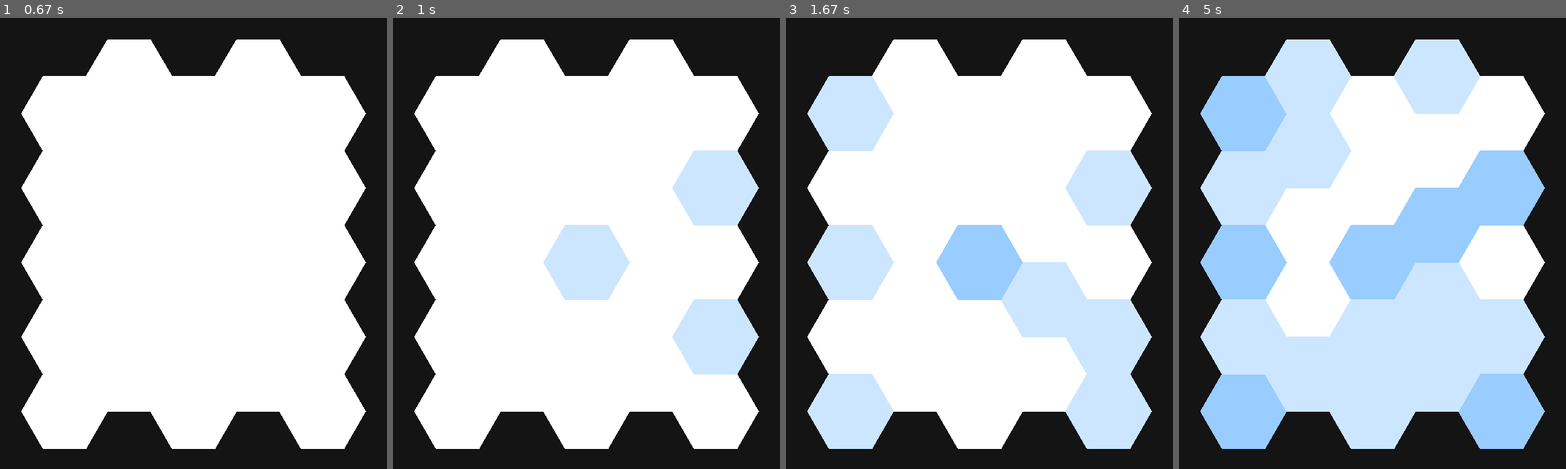
Above: before the commit, frames 1-4 (left to right).
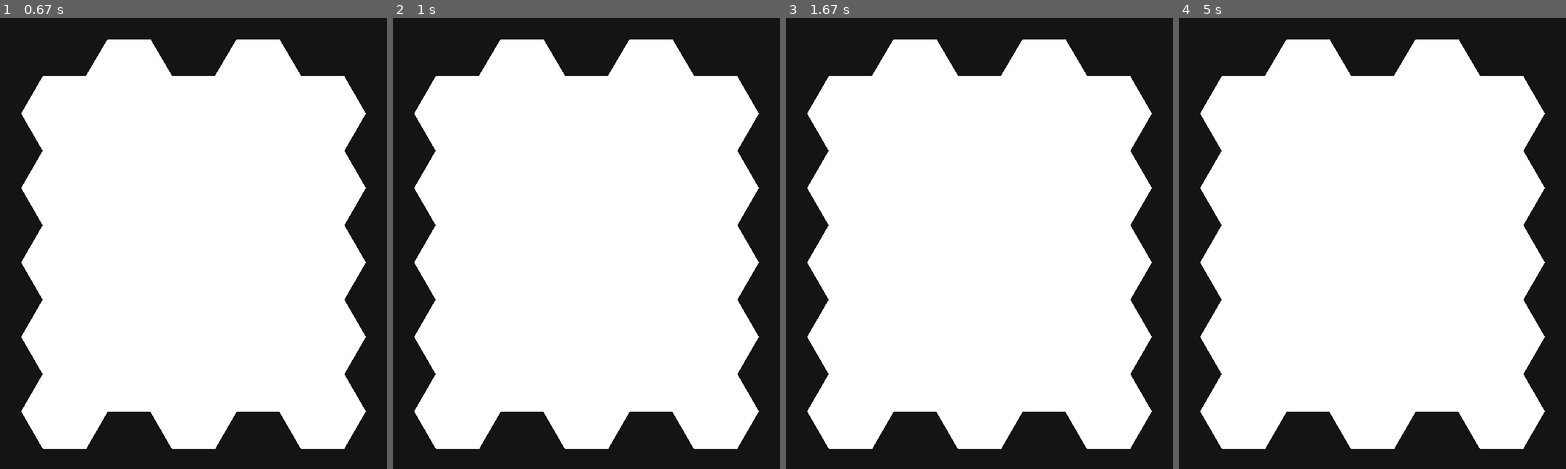
Above: after the commit, the same moments.

Repository: CoderDojoPotsdam/projects
Game: pygame game, started from Python/Hexagon/hexagon.py
Two runs of this game, one before a commit and one after it. Both use one fixed random seed, a clock stepped at 60 frames per second and the inputs below. The source is Python 2; it was converted automatically to run under Python 3.
Inputs:
- Up to frame 1 (0.67 s): no input
- Up to frame 2 (1 s): no input
- Up to frame 3 (1.67 s): no input
- Up to frame 4 (5 s): no input

Frame 1 is identical in both runs. In frame 2, 8.4% of the frame differs, in the area x 38-95%, y 29-80%; in frame 3, 22%; in frame 4, 50%, in the area x 5-95%, y 4-96%.

Commit message:
updated hexagon

Diff:
--- a/Python/Hexagon/hexagon.py
+++ b/Python/Hexagon/hexagon.py
@@ -2,53 +2,37 @@
 import pygame
 import math
 import random
-
 class Game(object):
-
     def __init__(self,hexalist,random):
-
         running = True
         advance = True
+
         self.currentTime=0
         self.oldTime=0
         self.timeDifference=0
         screen = pygame.display.set_mode([540,630])
         pygame.display.set_caption('hexagon.py')
-
         self.firstdraw(screen,hexalist,random)
         self.update(running,screen,hexalist,random)
-        #self.drawGame(screen,hexalist)
-
-
-
     def update(self,status,frame,hexalist,random):
         while status == True:
-
             self.oldTime=self.currentTime
-            #frame.fill([200,200,200])
-
             for i in range(25):
                 hexalist[i].update(self.timeDifference,frame,random,self,hexalist)
+                hexalist[i].fl+=0.0000006
             for event in pygame.event.get():
                 if event.type == pygame.QUIT:
                     status = False
-            #self.drawGame(frame,hexalist)
             pygame.display.flip()
             self.currentTime=pygame.time.get_ticks()
             self.timeDifference=self.currentTime-self.oldTime
-            #print(self.timeDifference)
-            #print(pygame.mouse.get_pos())
+        pygame.quit()
+    def over(self,frame,hexalist):
+        frame.fill([200,0,0])
 
-
-        pygame.quit()
-
-    def over(self,frame,hexalist):
-
-        frame.fill([200,0,0])
         for i in range(25):
             hexalist[i].fillStatus=0
-            hexalist[i].timeupd=8000000000000
-
+            hexalist[i].timeupd=800000
     def firstdraw(self,frame,hexalist,random):
         x=30
         y=30
@@ -61,29 +45,20 @@
         placeY=0
         offset=1
         offsetPixel=0
-
         frame.fill([20,20,20])
-
         for i in range(sx):
             offsetPixel=offset*size*math.sqrt(3)/2
             for j in range(sy):
-                #Hexagon.draw(frame,x+placeX,y+placeY+offsetPixel,size,color,stroke)
-                #currenthexagon = Hexagon(x+placeX,y+placeY+offsetPixel,frame)
                 hexalist.append(Hexagon(x+placeX,y+placeY+offsetPixel,frame,random,hexalist))
                 placeY=placeY+size*math.sqrt(3)
-
             if offset == 1:
                 offset = 0
-
             elif offset == 0:
                 offset = 1
-
             placeY=0
             #sy=sy-offset*2+1
             placeX=placeX+1.5*size
-
 class Hexagon(object):
-
     def __init__(self,posX,posY,frame,random,hexalist):
         self.fillStatus=0
         self.size=60
@@ -92,41 +67,35 @@
         self.timeSpent=0
         self.xcoord=posX
         self.ycoord=posY
-        self.timeupd=100
-
+        self.timeupd=50
         self.draw(frame,posX,posY)
-
+        self.fl=0.0005
     def update(self,time,frame,random,game,hexalist):
         self.timeSpent=self.timeSpent+time
-
-
         if self.timeSpent>self.timeupd:
             self.timeSpent-=self.timeupd
-            if(self.fillStatus>0):
+            if self.fillStatus>0:
                 self.hitbox(pygame.mouse.get_pos()[0],pygame.mouse.get_pos()[1],frame)
+            if random.random()<self.fl:
+                self.fill(frame,game,hexalist)
+    def hitbox(self,x,y,frame):
+        if y>self.ycoord*self.size*math.sqrt(3)/4 and y<self.ycoord+self.size*math.sqrt(3)*3/4:
+            if x>self.xcoord and x<self.xcoord+self.size*2:
+                self.clear(frame)
 
-            if(random.random()<0.022):
-                self.fill(frame,game,hexalist)
-
-    def hitbox(self,x,y,frame):
-        if(y>self.ycoord*self.size*math.sqrt(3)/4 and y<self.ycoord+self.size*math.sqrt(3)*7/4):
-            if(x>self.xcoord and x<self.xcoord+self.size*2):
-                self.clear(frame)
-        elif(y>self.ycoord and y<self.ycoord+self.size*math.sqrt(3)):
-                if(x>self.xcoord+self.size/2 and x<self.xcoord+self.size*3/2):
+        elif y>self.ycoord and y<self.ycoord+self.size*math.sqrt(3):
+                if x>self.xcoord+self.size/2 and x<self.xcoord+self.size*3/2:
                     self.clear(frame)
 
     def fill(self,frame,game,hexalist):
         self.fillStatus=self.fillStatus+1
-        if(self.fillStatus==6):
+        if self.fillStatus==6:
             game.over(frame,hexalist)
         else:
             self.draw(frame,self.xcoord,self.ycoord)
-
     def clear(self,frame):
         self.fillStatus-=1
         self.draw(frame,self.xcoord,self.ycoord)
-
     def draw(self,frame,x,y):
         self.color=[255-self.fillStatus*255/5,255-self.fillStatus*128/5,255]
         pygame.draw.polygon(frame,self.color,
@@ -136,14 +105,8 @@
                             [self.size*1.5+x,math.sqrt(3)*self.size+y],
                             [self.size*0.5+x,math.sqrt(3)*self.size+y],
                             [x,math.sqrt(3)*self.size/2+y]])
-        #pygame.draw.rect()
-    #def die(self,frame):
-    #    game.over(frame)
-
-
 if __name__ == "__main__":
     pygame.init()
-    pygame.font.SysFont("milan",20,False,False)
     random.seed()
     hexagonList=[]
     game = Game(hexagonList,random)
Not shown, added: Python/Hexagon/hexagon.ogv
